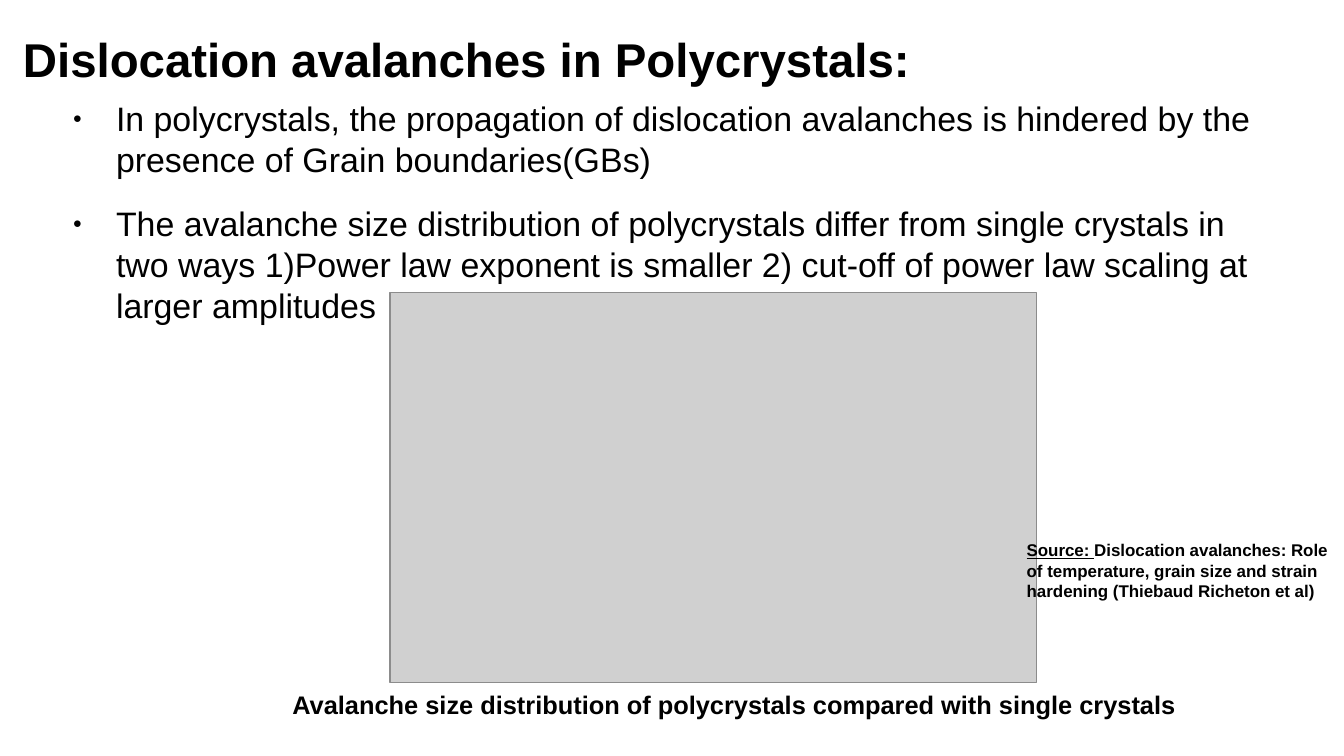
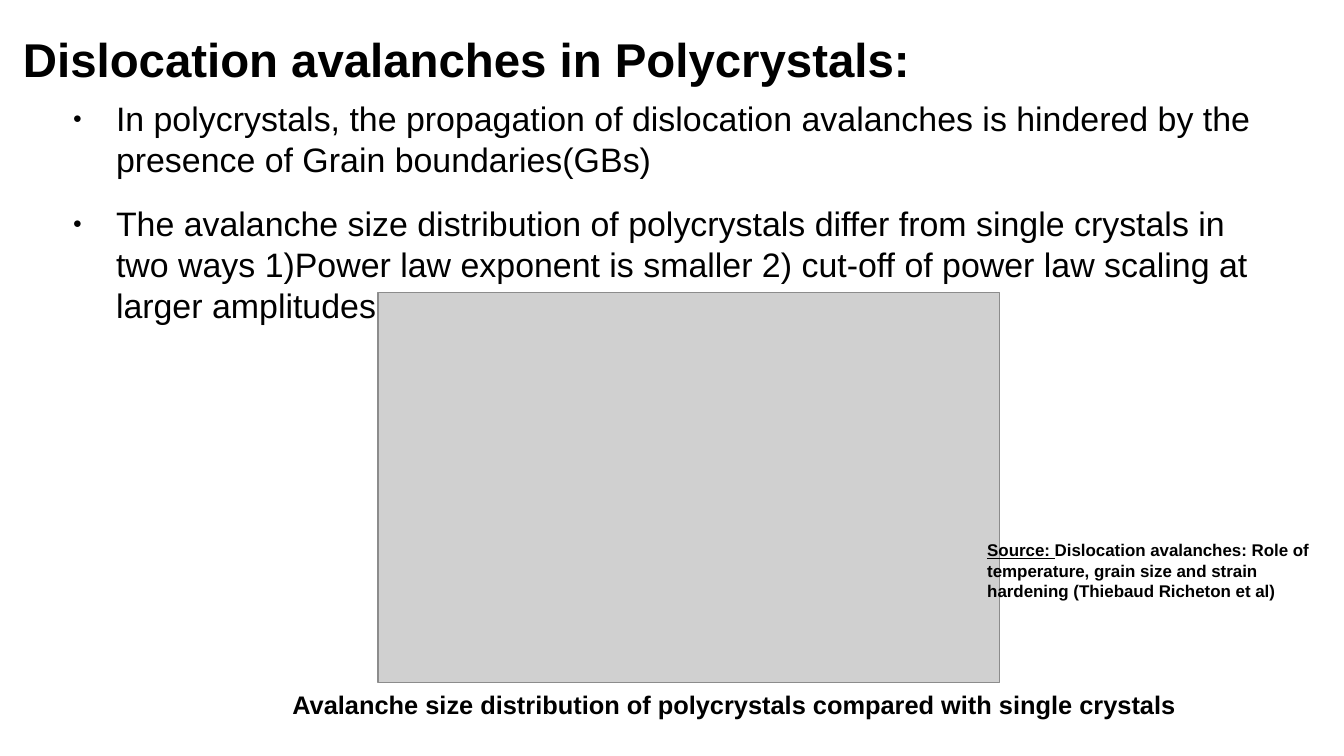
Before and after one commit to ARUN-PRAKASH-95/Journal-club, a slide deck: slide 12 of Presentation/Journalclub.odp. Drawn at 1344x756 pixels with LibreOffice and Linux fonts; fonts in the diff are those of the drawing; grey boxes stand for pictures. Boxes give left, top, right and bottom in pixels: in the first picture for what was removed or moved away, otherwise in the second. Text is boxed around its words. In the diff, an @@ line names an element or a change of style, - is before the commit and + after.

```diff
--- a/Presentation/Journalclub.odp
+++ b/Presentation/Journalclub.odp
@@ picture: place and size @@
-picture at box(390, 293, 1037, 683)
+picture at box(378, 293, 1000, 683)
@@ text "Source: Dislocation avalanches: Role of ..." rewrapped from box(1027, 543, 1328, 601) to box(987, 543, 1309, 601) @@
```
Also in this commit, not shown: 2 other slides changed, 1 slide removed, 1 other file.
